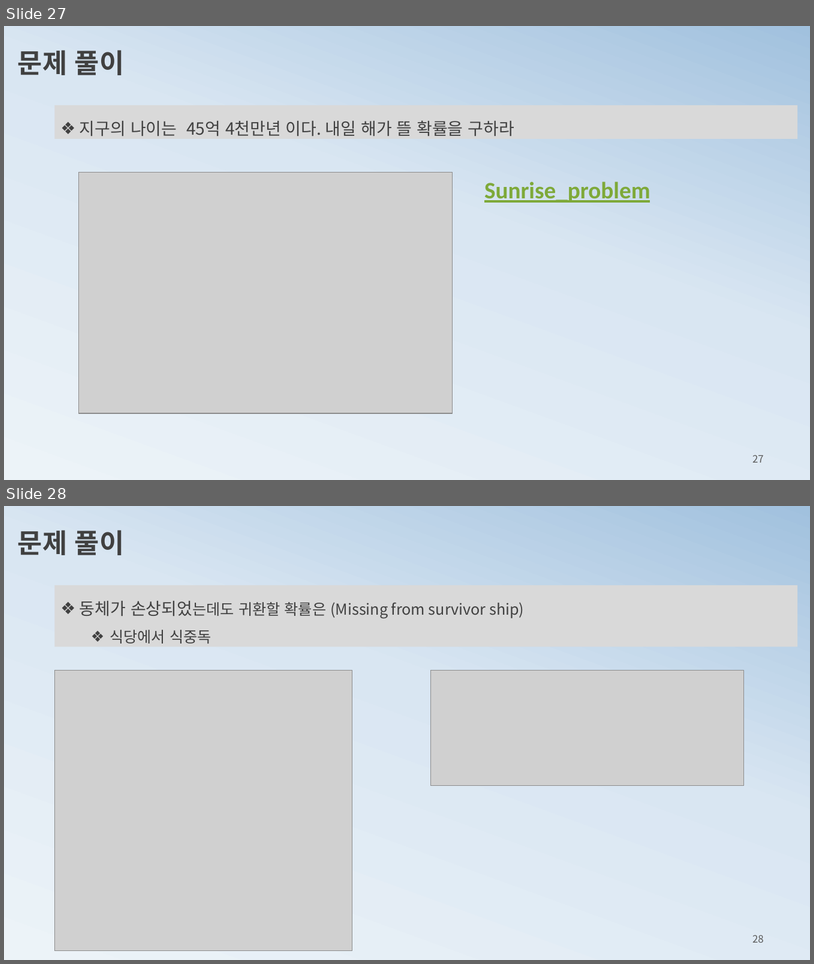
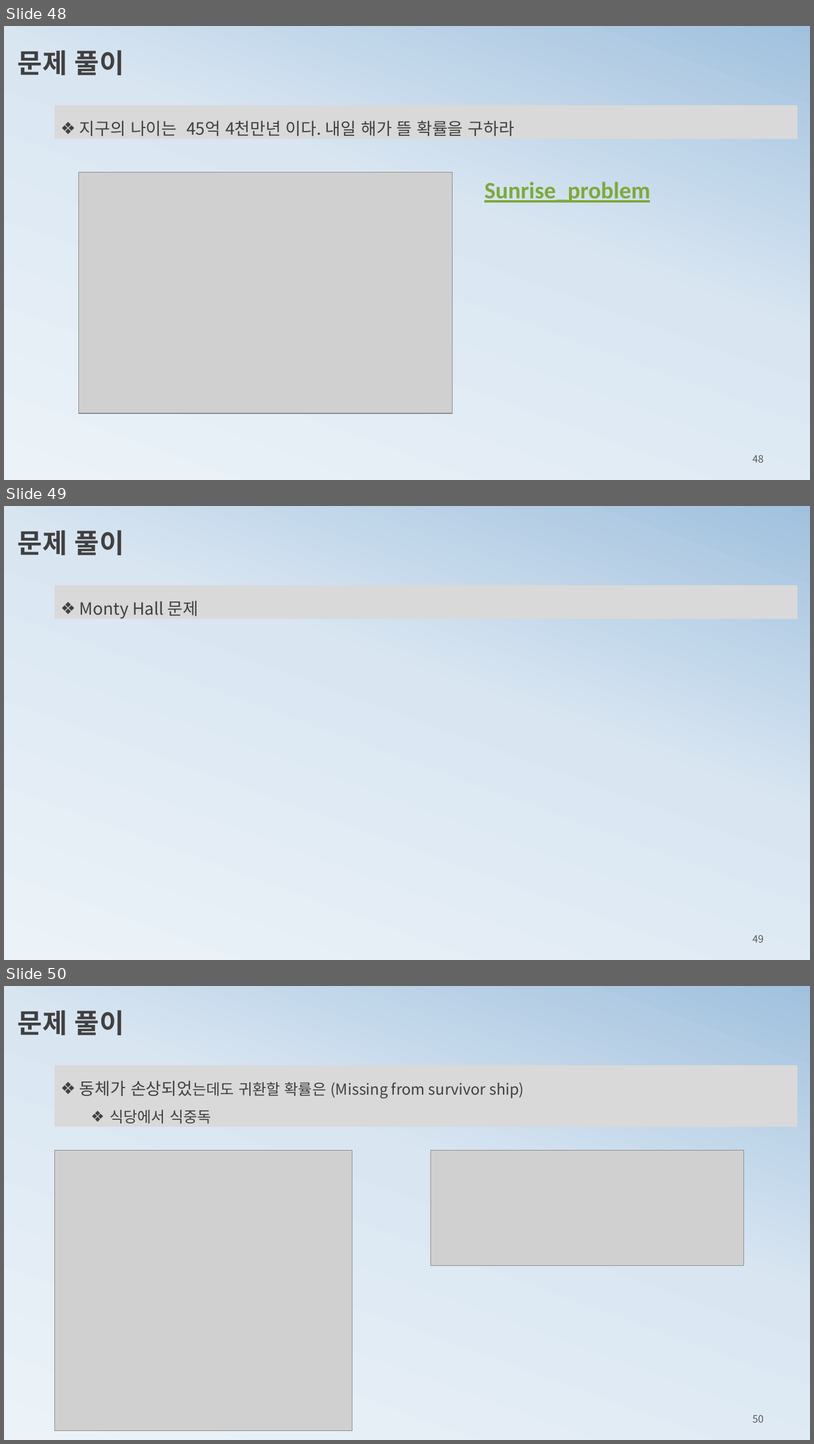
Before and after one commit to ancestor9/mathematics-for-machine-learning, a slide deck: 2_probability theory for machine learning.pptx. Shown one above the other, each under a label of ours: slides 27 and 28 before the commit, slides 48, 49 and 50 after it. The pictures are 814x964 and 814x1444 pixels, drawn with LibreOffice and Linux fonts; fonts in the diff are those of the drawing; grey boxes stand for pictures. Boxes give left, top, right and bottom in pixels: in the first picture for what was removed or moved away, otherwise in the second. Text is boxed around its words. In the diff, an @@ line names an element or a change of style, - is before the commit and + after.

```diff
--- a/2_probability theory for machine learning.pptx
+++ b/2_probability theory for machine learning.pptx
@@ slide 49 added at <box>4,506,810,960</box>, background gradient #ECF3F8 to #D9E6F2 to #A1C1DE @@
@@ text added at <box>18,530,124,555</box>, 32 pt, text #404040, bold @@
+문제 풀이
@@ rectangle added at <box>55,585,798,619</box>, fill #D9D9D9, 20 pt, text #404040 @@
+❖ Monty Hall 문제
@@ page number added at <box>753,934,764,942</box>, 12 pt, text #595959 @@
+49
@@ what was slide 27 is now slide 48 @@
@@ page number at <box>753,454,764,462</box>: text changed @@
-27
+48
@@ what was slide 28 is now slide 50 @@
@@ page number at <box>753,1414,764,1422</box>: text changed @@
-28
+50
```
Also in this commit, not shown: 3 slides changed, 22 other slides added.
